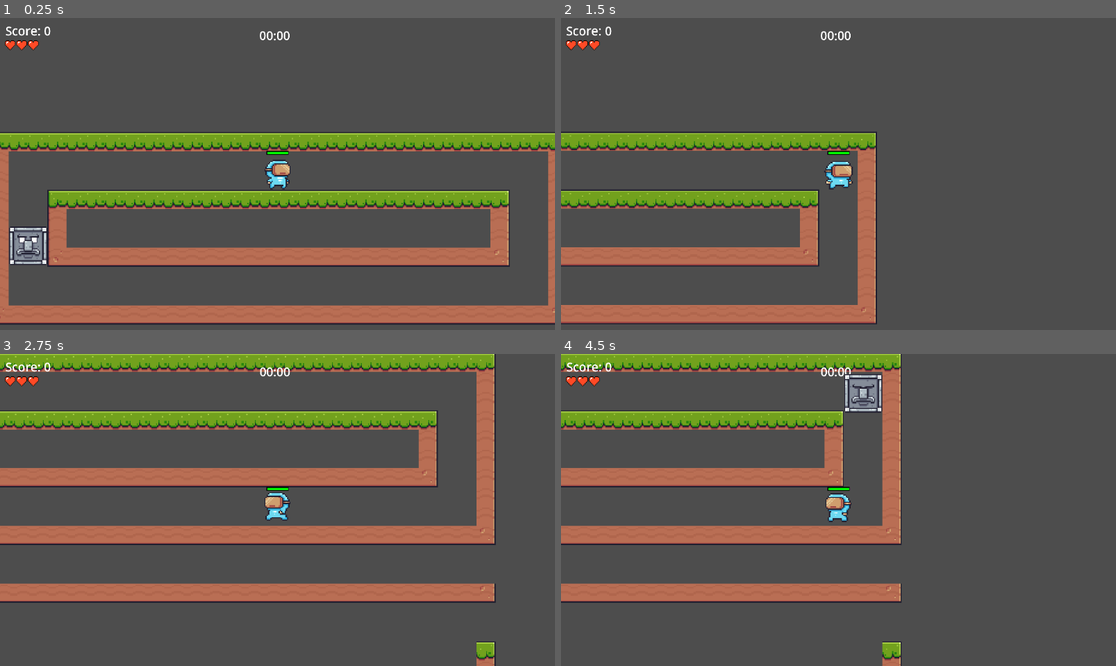
Above: before the commit, frames 1-4 (two rows, left to right).
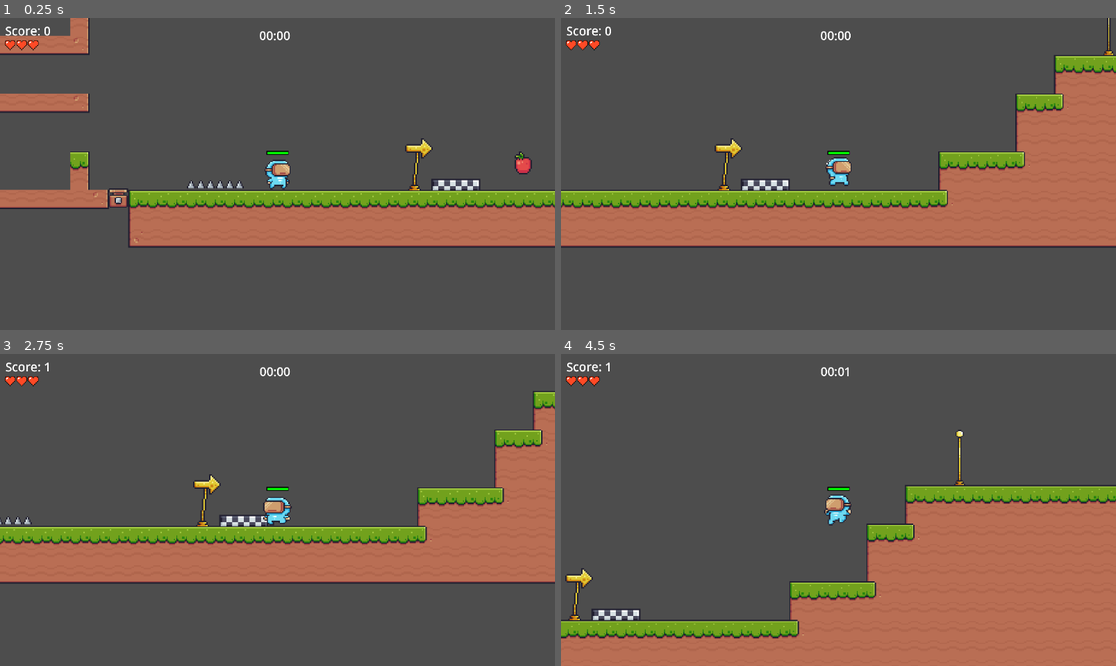
Above: after the commit, the same moments.

Repository: CD1FOX/2D-Platformer
Game: Godot game, scene res://Scenes/main.tscn
Same seed, same stepped clock (60 frames per second), same inputs: the game is played once before the commit and once after it.
Inputs:
- Up to frame 1 (0.25 s): no input
- Up to frame 2 (1.5 s): hold D (Right) from 0.53 s (still down); tap W (Jump) at 0.77 s
- Up to frame 3 (2.75 s): tap W (Jump) at 1.52 s; release D (Right) at 2.03 s; hold A (Left) from 2.03 s (still down)
- Up to frame 4 (4.5 s): release A (Left) at 2.78 s; hold D (Right) 2.78-4.28 s; tap W (Jump) at 3.02, 3.77 s; hold A (Left) from 4.28 s (still down)

The runs differ from the first frame. In frame 1, 35% of the frame differs, in the area x 0-100%, y 0-99%; in frame 2, 36%; in frame 3, 46%; in frame 4, 54%, in the area x 0-100%, y 0-100%.

Commit message:
Update
feat(spike): add spike trap that damages player on touch

Diff:
--- a/Scenes/Entity/Scripts/player.gd
+++ b/Scenes/Entity/Scripts/player.gd
@@ -31,11 +31,15 @@
 		respawn()  # ✅ Respawn only if hearts are left
 
 func respawn():
+
 	position = initial_position
+	Global.health = 100
 	is_dead = false
-	Global.health = 100
+	await get_tree().create_timer(0.5).timeout
 	$CollisionShape2D.disabled = false
 	set_physics_process(true)
+
+
 
 func player_movement():
 	var direction = 0
--- a/Scenes/Levels/level_1.tscn
+++ b/Scenes/Levels/level_1.tscn
@@ -1,8 +1,7 @@
-[gd_scene load_steps=5 format=4 uid="uid://p2kgnrnnyinb"]
+[gd_scene load_steps=4 format=4 uid="uid://p2kgnrnnyinb"]
 
 [ext_resource type="TileSet" uid="uid://6gwu36b18ay5" path="res://Assets/terrain_tilemap.tres" id="1_tlcug"]
 [ext_resource type="PackedScene" uid="uid://dsnb28ukkayny" path="res://Scenes/Entity/player.tscn" id="2_4dpyx"]
-[ext_resource type="TileSet" path="res://Assets/InvisibleBlocks.tres" id="3_3mqfk"]
 [ext_resource type="PackedScene" uid="uid://dgo6m58fgffsi" path="res://Scenes/Environment/start_line.tscn" id="4_iixi8"]
 
 [node name="Level1" type="Node2D"]
@@ -12,9 +11,7 @@
 tile_set = ExtResource("1_tlcug")
 
 [node name="InvisibleBlocks" type="TileMapLayer" parent="."]
-visible = false
 tile_map_data = PackedByteArray("AAAMABYAAAASAAgAAAAMABcAAAASAAgAAAAMABgAAAASAAgAAAAMABkAAAASAAgAAAAMABoAAAASAAgAAAAMABsAAAASAAgAAAAMABwAAAASAAgAAAAMAB0AAAASAAgAAAAMAB4AAAASAAgAAAAMABUAAAASAAgAAAA=")
-tile_set = ExtResource("3_3mqfk")
 
 [node name="Player" parent="." instance=ExtResource("2_4dpyx")]
 position = Vector2(97, 558)
--- /dev/null
+++ b/Scenes/Traps/Scripts/spike.gd
@@ -0,0 +1,17 @@
+extends StaticBody2D
+
+var stepping_in_spike = false
+
+func _process(_delta: float) -> void:
+	while stepping_in_spike:
+		Global.health -= 10 * _delta
+		await get_tree().create_timer(0.4).timeout
+
+func _on_area_2d_body_entered(body: Node2D) -> void:
+	if body.is_in_group("Player") and not Global.player_dead:
+		stepping_in_spike = true
+
+
+func _on_area_2d_body_exited(body: Node2D) -> void:
+	if body.is_in_group("Player") and not Global.player_dead:
+		stepping_in_spike = false
--- /dev/null
+++ b/Scenes/Traps/spike.tscn
@@ -0,0 +1,38 @@
+[gd_scene load_steps=5 format=3 uid="uid://ckfdr58gbdnxf"]
+
+[ext_resource type="Script" uid="uid://dqd24clpbdyen" path="res://Scenes/Traps/Scripts/spike.gd" id="1_bo1dt"]
+[ext_resource type="Texture2D" uid="uid://c0ply6tos6m77" path="res://Assets/Pixel Adventure!/Traps/Spikes/Idle.png" id="1_d46wg"]
+
+[sub_resource type="RectangleShape2D" id="RectangleShape2D_bo1dt"]
+size = Vector2(47, 7)
+
+[sub_resource type="RectangleShape2D" id="RectangleShape2D_mj1oa"]
+size = Vector2(47, 1)
+
+[node name="Spike" type="StaticBody2D"]
+script = ExtResource("1_bo1dt")
+
+[node name="CollisionShape2D" type="CollisionShape2D" parent="."]
+position = Vector2(0.5, -3.5)
+shape = SubResource("RectangleShape2D_bo1dt")
+
+[node name="Spikes" type="Sprite2D" parent="."]
+position = Vector2(-15, -8)
+texture = ExtResource("1_d46wg")
+
+[node name="Spikes2" type="Sprite2D" parent="."]
+position = Vector2(1, -8)
+texture = ExtResource("1_d46wg")
+
+[node name="Spikes3" type="Sprite2D" parent="."]
+position = Vector2(17, -8)
+texture = ExtResource("1_d46wg")
+
+[node name="Area2D" type="Area2D" parent="."]
+
+[node name="CollisionShape2D" type="CollisionShape2D" parent="Area2D"]
+position = Vector2(0.5, -7.5)
+shape = SubResource("RectangleShape2D_mj1oa")
+
+[connection signal="body_entered" from="Area2D" to="." method="_on_area_2d_body_entered"]
+[connection signal="body_exited" from="Area2D" to="." method="_on_area_2d_body_exited"]
--- a/Scenes/main.tscn
+++ b/Scenes/main.tscn
@@ -7,6 +7,7 @@
 [ext_resource type="PackedScene" uid="uid://bauvwlsy2h06x" path="res://Scenes/Environment/end_line.tscn" id="5_kry3j"]
 [ext_resource type="PackedScene" uid="uid://qtvjbyicwj56" path="res://Scenes/Traps/fire.tscn" id="6_21xkr"]
 [ext_resource type="PackedScene" uid="uid://bmg5gq3p04jac" path="res://Scenes/Environment/checkpoint.tscn" id="8_344ge"]
+[ext_resource type="PackedScene" uid="uid://ckfdr58gbdnxf" path="res://Scenes/Traps/spike.tscn" id="9_hptm8"]
 [ext_resource type="PackedScene" uid="uid://ctf1ywh71w12w" path="res://Scenes/Traps/Rock_Head_Trap.tscn" id="9_ynf5e"]
 
 [node name="Main" type="Node2D"]
@@ -23,7 +24,7 @@
 scale = Vector2(1.2, 1.2)
 
 [node name="Player" parent="." instance=ExtResource("1_jjgbg")]
-position = Vector2(-353, 336)
+position = Vector2(44, 562)
 
 [node name="EndLine" parent="." instance=ExtResource("5_kry3j")]
 position = Vector2(1092, 433)
@@ -36,3 +37,6 @@
 
 [node name="Rock_Head_Trap" parent="." instance=ExtResource("9_ynf5e")]
 position = Vector2(-560, 432)
+
+[node name="Spike" parent="." instance=ExtResource("9_hptm8")]
+position = Vector2(-8, 575)
--- a/Scenes/terrain_tilemap.tscn
+++ b/Scenes/terrain_tilemap.tscn
@@ -1,7 +1,6 @@
-[gd_scene load_steps=3 format=4 uid="uid://bauab6hnmdjw4"]
+[gd_scene load_steps=2 format=4 uid="uid://bauab6hnmdjw4"]
 
 [ext_resource type="TileSet" uid="uid://6gwu36b18ay5" path="res://Assets/terrain_tilemap.tres" id="1_51pek"]
-[ext_resource type="TileSet" path="res://Assets/InvisibleBlocks.tres" id="2_8gfv7"]
 
 [node name="TerrainTilemapTester" type="Node2D"]
 
@@ -10,4 +9,3 @@
 tile_set = ExtResource("1_51pek")
 
 [node name="TileMapLayer2" type="TileMapLayer" parent="."]
-tile_set = ExtResource("2_8gfv7")
Not shown, added: Scenes/Traps/Scripts/spike.gd.uid
Not shown: 1 places in Scenes/main.tscn that only renumber resources
